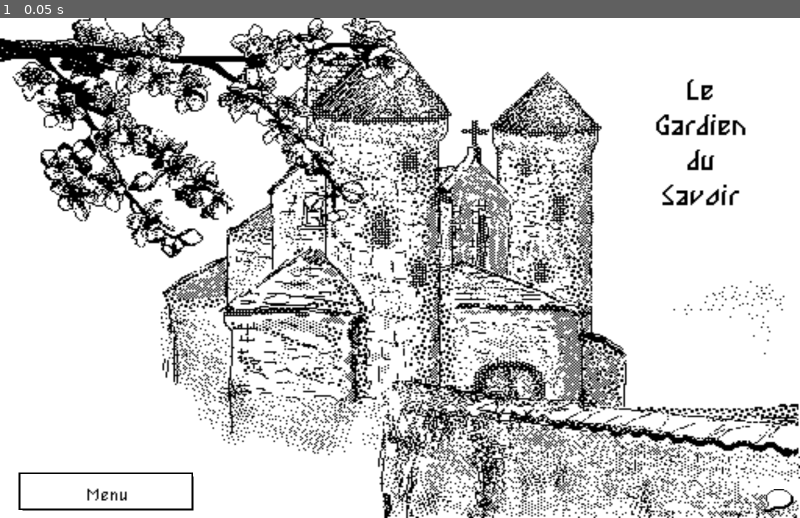
Above: before the commit, frame 1.
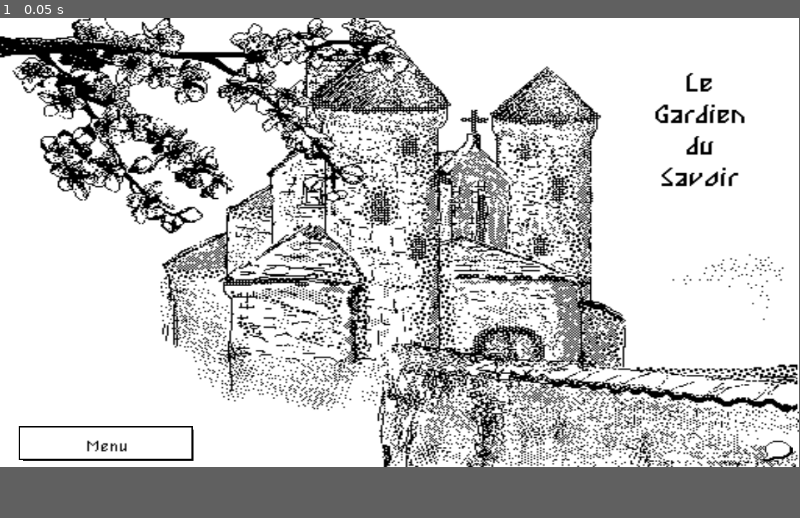
Above: after the commit, the same moment.

Repository: darkwood-com/lgs
Game: Godot game, scene res://scenes/root.tscn
The game is run twice, just before and just after one commit, with the same random seed, the same clock (stepped at 60 frames per second) and the same inputs.
Inputs:
- Up to frame 1 (0.05 s): no input
The window is 800x500 before the commit and 799x449 after it. Grey fills any space a smaller window leaves; there, only what the larger window draws over its background counts as a difference.

The runs differ from the first frame. In frame 1, 42% of the frame differs, in the area x 0-100%, y 0-100%.

Commit message:
Add Windows export

Diff:
--- a/Godot/project.godot
+++ b/Godot/project.godot
@@ -18,8 +18,6 @@
 
 [display]
 
-window/size/viewport_width=2880
-window/size/viewport_height=1800
 window/handheld/orientation=4
 
 [rendering]
Not shown, changed: Godot/datas/fonts/lgsfont.ttf.import
Not shown, changed: Godot/export_presets.cfg
Not shown, changed: Makefile
